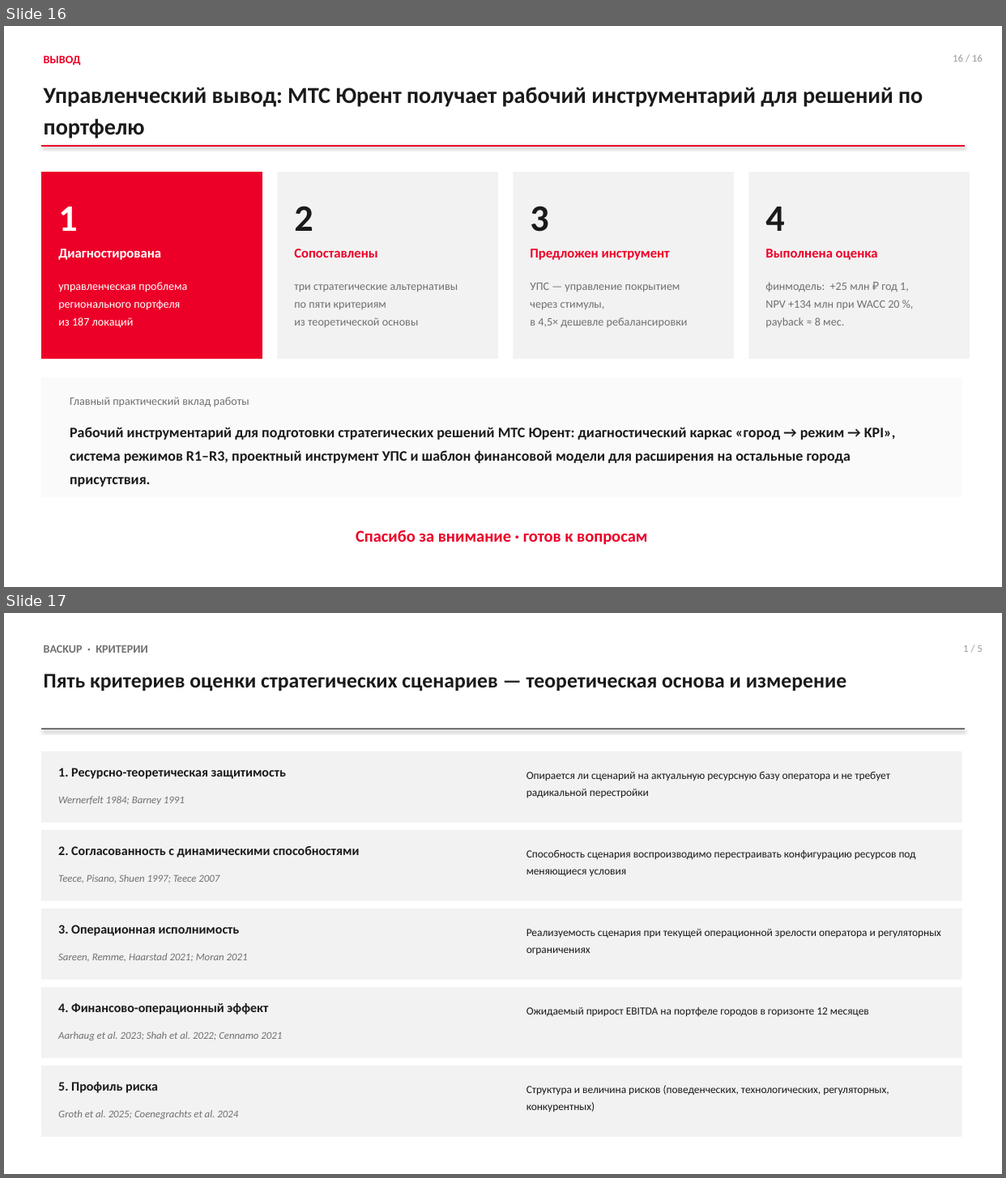
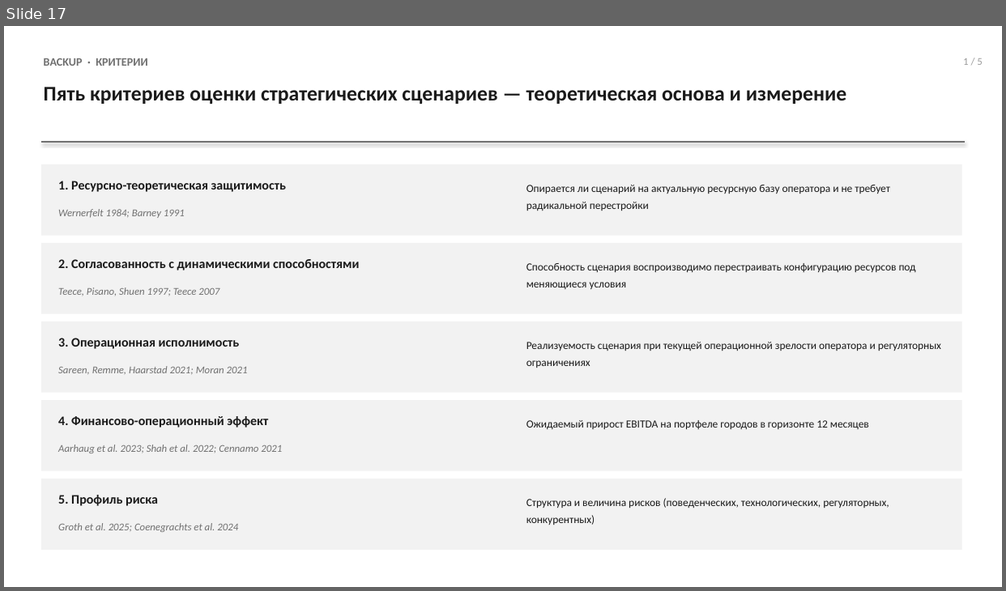
Before and after one commit to alalolop3-hue/-, a slide deck: vkr/VKR_presentation.pptx. Shown one above the other, each under a label of ours: slides 16 and 17 before the commit, slide 17 after it. The pictures are 1006x1178 and 1006x591 pixels, drawn with LibreOffice and Linux fonts; fonts in the diff are those of the drawing. Boxes give left, top, right and bottom in pixels: in the first picture for what was removed or moved away, otherwise in the second. Text is boxed around its words. In the diff, an @@ line names an element or a change of style, - is before the commit and + after.

```diff
--- a/vkr/VKR_presentation.pptx
+++ b/vkr/VKR_presentation.pptx
@@ slide 16 removed at box(4, 26, 1002, 587), background #FFFFFF @@
@@ text removed at box(44, 55, 81, 65) @@
-ВЫВОД
@@ text removed at box(953, 54, 982, 62) @@
-16 / 16
@@ text removed at box(44, 87, 923, 139) @@
-Управленческий вывод: МТС Юрент получает рабочий инструментарий для решений по портфелю
@@ line removed from (41, 146) to (965, 146) @@
@@ rectangle removed at box(41, 172, 262, 359) @@
@@ rectangle removed at box(277, 172, 498, 359) @@
@@ rectangle removed at box(513, 172, 734, 359) @@
@@ rectangle removed at box(749, 172, 970, 359) @@
@@ text removed at box(58, 207, 77, 231) @@
-1
@@ text removed at box(294, 206, 313, 231) @@
-2
@@ text removed at box(530, 206, 548, 232) @@
-3
@@ text removed at box(765, 207, 784, 231) @@
-4
@@ text removed at box(58, 249, 161, 260) @@
-Диагностирована
@@ text removed at box(294, 249, 377, 258) @@
-Сопоставлены
@@ text removed at box(530, 249, 670, 260) @@
-Предложен инструмент
@@ text removed at box(765, 249, 878, 260) @@
-Выполнена оценка
@@ text removed at box(58, 282, 187, 328) @@
-управленческая проблема
-регионального портфеля
-из 187 локаций
@@ text removed at box(294, 284, 458, 327) @@
-три стратегические альтернативы
-по пяти критериям
-из теоретической основы
@@ text removed at box(530, 283, 688, 327) @@
-УПС — управление покрытием
-через стимулы,
-в 4,5× дешевле ребалансировки
@@ text removed at box(765, 282, 909, 327) @@
-финмодель: +25 млн ₽ год 1,
-NPV +134 млн при WACC 20 %,
-payback ≈ 8 мес.
@@ rectangle removed at box(41, 378, 962, 497) @@
@@ text removed at box(70, 397, 249, 407) @@
-Главный практический вклад работы
@@ text removed at box(70, 427, 896, 487) @@
-Рабочий инструментарий для подготовки стратегических решений МТС Юрент: диагностический каркас «город → режим → KPI», система режимов R1–R3, проектный инструмент УПС и шаблон финансовой модели для расширения на остальные города присутствия.
@@ text removed at box(356, 531, 647, 545) @@
-Спасибо за внимание · готов к вопросам
```
Also in this commit, not shown: 9 slides changed, 5 slides added, 4 other slides removed, 4 other files.
